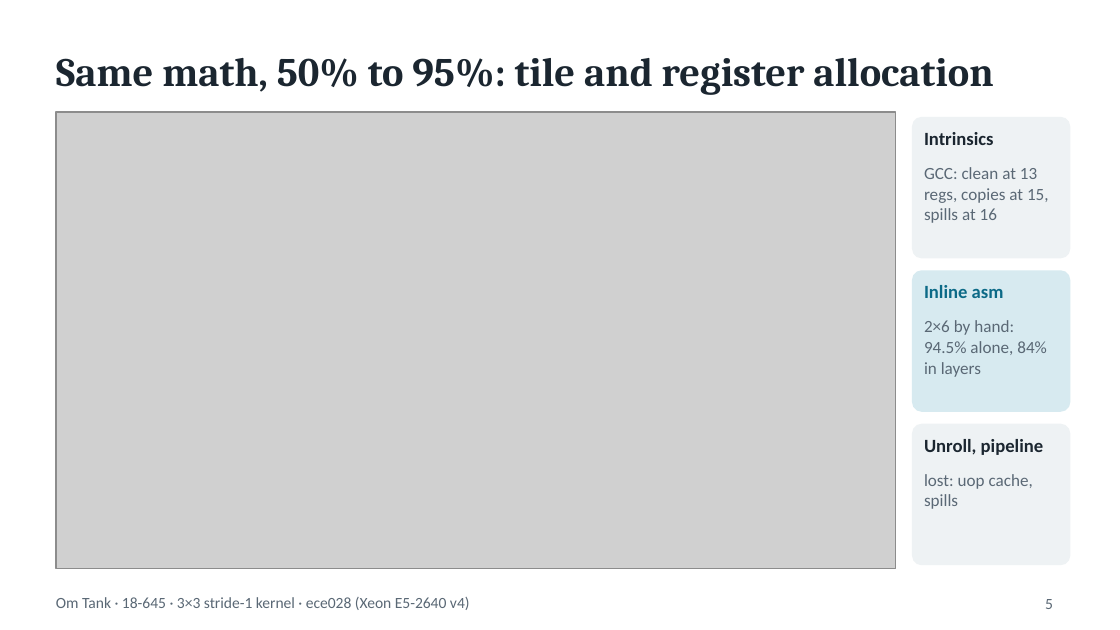
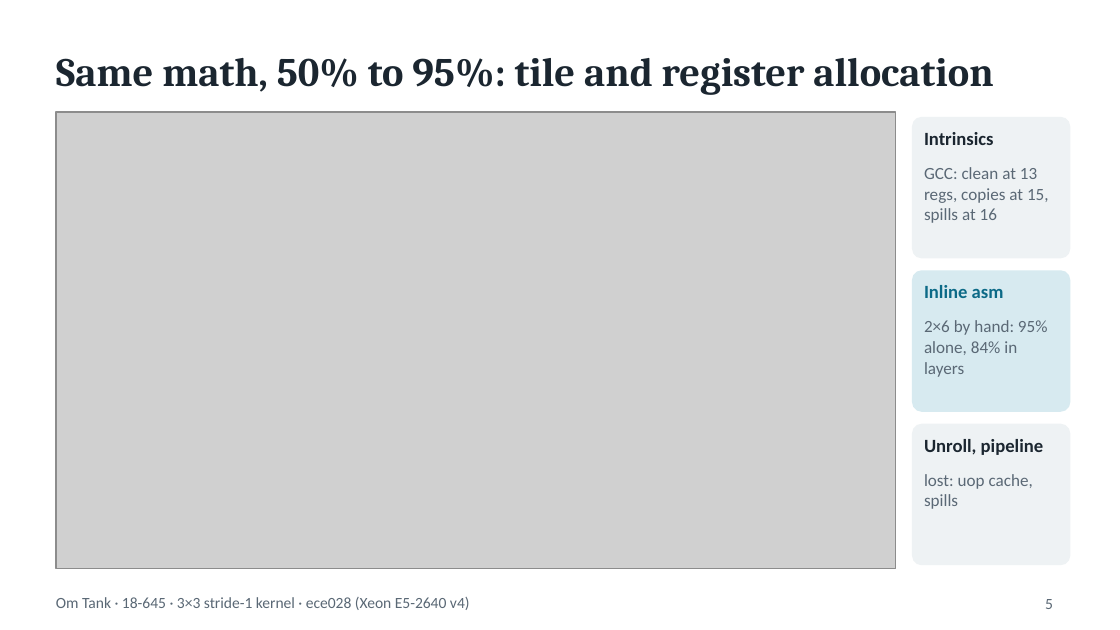
Before and after one commit to OTANK10/fast-yolov8-broadwell, a slide deck: slide 5 of docs/milestone/om/slides/om_mid_presentation.pptx. Drawn at 1120x630 pixels with LibreOffice and Linux fonts; fonts in the diff are those of the drawing; grey boxes stand for pictures. Boxes give left, top, right and bottom in pixels: in the first picture for what was removed or moved away, otherwise in the second. Text is boxed around its words. In the diff, an @@ line names an element or a change of style, - is before the commit and + after.

```diff
--- a/docs/milestone/om/slides/om_mid_presentation.pptx
+++ b/docs/milestone/om/slides/om_mid_presentation.pptx
@@ text at <box>924,320,1048,377</box>: text changed @@
-2×6 by hand: 94.5% alone, 84% in layers
+2×6 by hand: 95% alone, 84% in layers
```
Also in this commit, not shown: 3 other slides changed, 5 other files.
